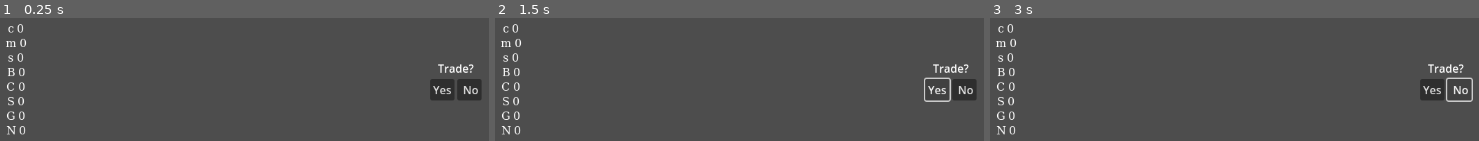
Above: before the commit, frames 1-3 (left to right).
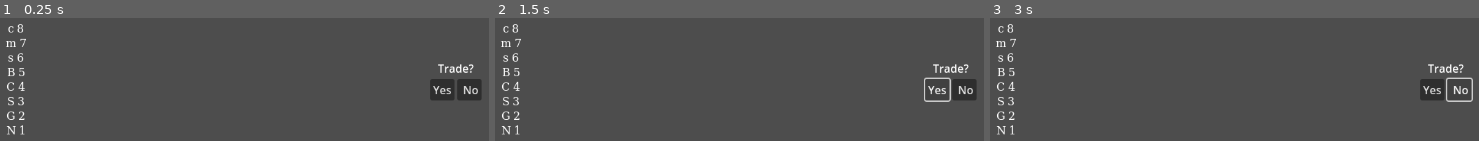
Above: after the commit, the same moments.

Repository: scarlettjclark/pencil-coloured-pirates
Game: Godot game, scene res://Scenes/trade_phase_ui.tscn
Same seed, same stepped clock (60 frames per second), same inputs: the game is played once before the commit and once after it.
Inputs:
- Up to frame 1 (0.25 s): no input
- Up to frame 2 (1.5 s): click "Yes" at 0.5 s; click "Yes" at 1.25 s
- Up to frame 3 (3 s): click "Yes" at 2 s; click "No" at 2.75 s

The runs differ from the first frame. In frame 1, 0.4% of the frame differs, in the area x 3-6%, y 5-96%; in frame 2, 0.4%; in frame 3, 0.4%.

Commit message:
refactored to use goods code

Diff:
--- a/prototype-trading-phase/Scenes/goods_counters.gd
+++ b/prototype-trading-phase/Scenes/goods_counters.gd
@@ -9,18 +9,7 @@
 @export var spices_counter : GoodCounter
 @export var gold_counter : GoodCounter
 @export var notoriety_counter : GoodCounter
-@export var crew : int
-@export var munitions : int
-@export var supplies : int
-@export var booze : int
-@export var cloth : int
-@export var spices : int
-@export var gold : int
-
-@export var notoriety : int:
-	set(new_notoriety):
-		notoriety_counter.set_value(new_notoriety)
-		notoriety = new_notoriety
+@export var store : Goods
 
 func _ready():
 	set_label_initials()
@@ -37,53 +26,53 @@
 	notoriety_counter.set_label('N')
 
 func display_goods() -> void:
-	crew_counter.set_value(crew)
-	munitions_counter.set_value(munitions)
-	supplies_counter.set_value(supplies)
-	booze_counter.set_value(booze)
-	cloth_counter.set_value(cloth)
-	spices_counter.set_value(spices)
-	gold_counter.set_value(gold)
-	notoriety_counter.set_value(notoriety)
+	crew_counter.set_value(store.crew)
+	munitions_counter.set_value(store.munitions)
+	supplies_counter.set_value(store.supplies)
+	booze_counter.set_value(store.booze)
+	cloth_counter.set_value(store.cloth)
+	spices_counter.set_value(store.spices)
+	gold_counter.set_value(store.gold)
+	notoriety_counter.set_value(store.notoriety)
 
 #func reset_counters() -> void:
-	#crew = 0
-	#munitions = 0
-	#supplies = 0
-	#booze = 0
-	#cloth = 0
-	#spices = 0
-	#gold = 0
-	#notoriety = 0
+	#store.crew = 0
+	#store.munitions = 0
+	#store.supplies = 0
+	#store.booze = 0
+	#store.cloth = 0
+	#store.spices = 0
+	#store.gold = 0
+	#store.notoriety = 0
 
 func set_crew(new_crew : int) -> void:
 	crew_counter.set_value(new_crew)
-	crew = new_crew
+	store.crew = new_crew
 
 func set_munitions(new_munitions : int) -> void:
 	munitions_counter.set_value(new_munitions)
-	munitions = new_munitions
+	store.munitions = new_munitions
 
 func set_supplies(new_supplies : int) -> void:
 	supplies_counter.set_value(new_supplies)
-	supplies = new_supplies
+	store.supplies = new_supplies
 
 func set_booze(new_booze : int) -> void:
 	booze_counter.set_value(new_booze)
-	booze = new_booze
+	store.booze = new_booze
 
 func set_cloth(new_cloth : int) -> void:
 	cloth_counter.set_value(new_cloth)
-	cloth = new_cloth
+	store.cloth = new_cloth
 
 func set_spices(new_spices : int) -> void:
 	spices_counter.set_value(new_spices)
-	spices = new_spices
+	store.spices = new_spices
 
 func set_gold(new_gold : int) -> void:
 	gold_counter.set_value(new_gold)
-	gold = new_gold
+	store.gold = new_gold
 
 func set_notoriety(new_notoriety : int) -> void:
 	notoriety_counter.set_value(new_notoriety)
-	notoriety = new_notoriety
+	store.notoriety = new_notoriety
--- /dev/null
+++ b/prototype-trading-phase/Scenes/trade.gd
@@ -0,0 +1,3 @@
+class_name Trade
+
+extends VBoxContainer
--- a/prototype-trading-phase/Scenes/trade_phase_ui.tscn
+++ b/prototype-trading-phase/Scenes/trade_phase_ui.tscn
@@ -1,7 +1,9 @@
-[gd_scene load_steps=3 format=3 uid="uid://bwrumuw54jww7"]
+[gd_scene load_steps=5 format=3 uid="uid://bwrumuw54jww7"]
 
+[ext_resource type="Script" uid="uid://rcuas12jqqyx" path="res://Scenes/trade.gd" id="1_fkhew"]
 [ext_resource type="Script" uid="uid://cy3xt5ygp7lhq" path="res://Scenes/goods_counters.gd" id="1_r1qp1"]
 [ext_resource type="PackedScene" uid="uid://1w5ii35frj82" path="res://Scenes/good_counter.tscn" id="2_westi"]
+[ext_resource type="Script" uid="uid://d0l3wr4fara0u" path="res://Scripts/goods.gd" id="4_kytco"]
 
 [node name="Trade Phase UI" type="Control"]
 layout_mode = 3
@@ -21,6 +23,7 @@
 offset_right = 40.0
 offset_bottom = 40.0
 alignment = 1
+script = ExtResource("1_fkhew")
 
 [node name="Label" type="Label" parent="Trade"]
 layout_mode = 2
@@ -39,7 +42,7 @@
 layout_mode = 2
 text = " No"
 
-[node name="GoodsCounters" type="VBoxContainer" parent="." node_paths=PackedStringArray("crew_counter", "munitions_counter", "supplies_counter", "booze_counter", "cloth_counter", "spices_counter", "gold_counter", "notoriety_counter")]
+[node name="GoodsCounters" type="VBoxContainer" parent="." node_paths=PackedStringArray("crew_counter", "munitions_counter", "supplies_counter", "booze_counter", "cloth_counter", "spices_counter", "gold_counter", "notoriety_counter", "store")]
 layout_mode = 1
 anchors_preset = -1
 anchor_left = 0.1
@@ -58,6 +61,7 @@
 spices_counter = NodePath("SpicesCounter")
 gold_counter = NodePath("GoldCounter")
 notoriety_counter = NodePath("NotorietyCounter")
+store = NodePath("Store")
 
 [node name="CrewCounter" parent="GoodsCounters" instance=ExtResource("2_westi")]
 layout_mode = 2
@@ -82,3 +86,14 @@
 
 [node name="NotorietyCounter" parent="GoodsCounters" instance=ExtResource("2_westi")]
 layout_mode = 2
+
+[node name="Store" type="Node" parent="GoodsCounters"]
+script = ExtResource("4_kytco")
+crew = 8
+munitions = 7
+supplies = 6
+booze = 5
+cloth = 4
+spices = 3
+gold = 2
+notoriety = 1
Not shown, added: prototype-trading-phase/Scenes/trade.gd.uid
